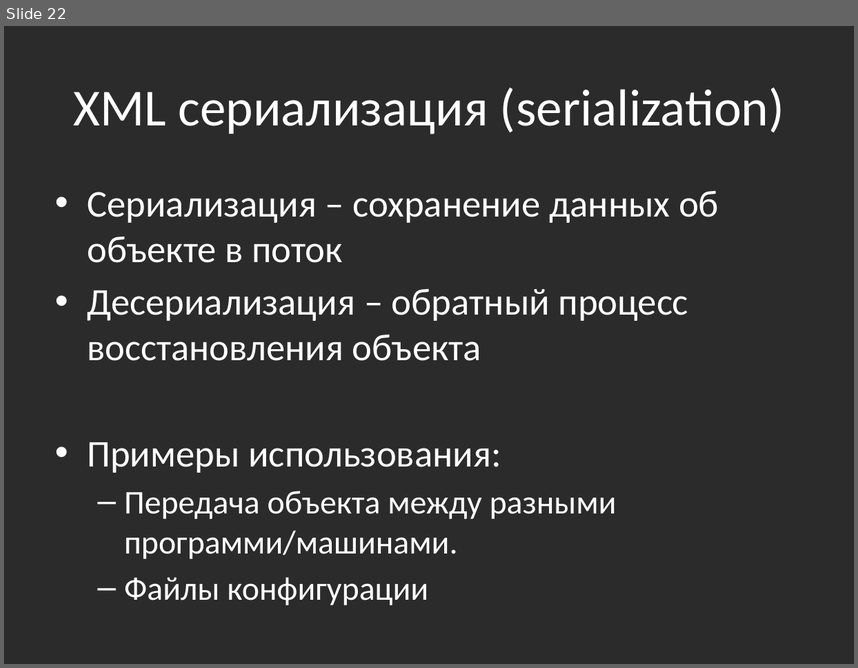
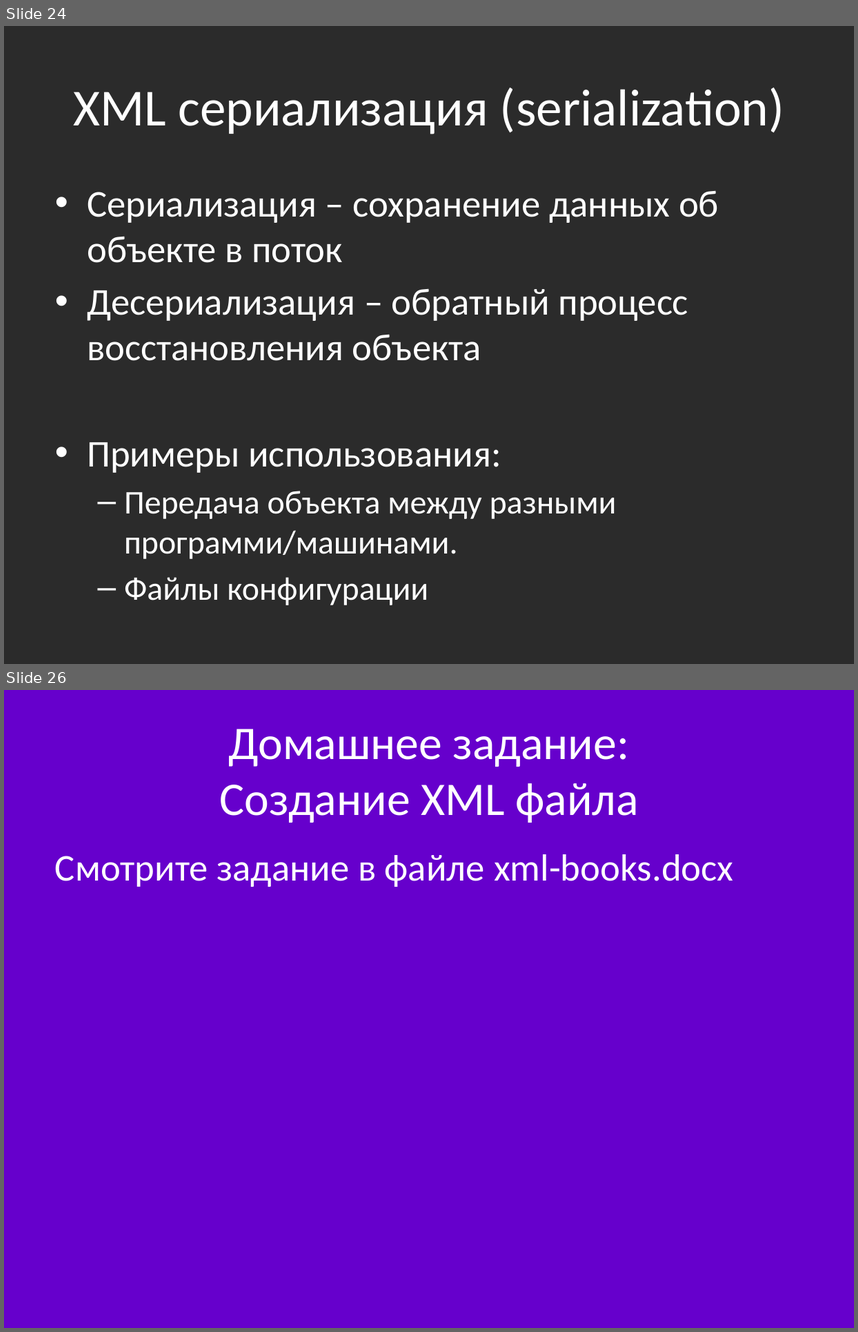
Before and after one commit to bazile/Training, a slide deck: Presentation/lesson-06-xml.pptx. Shown one above the other, each under a label of ours: slide 22 before the commit, slides 24 and 26 after it; the slides between them are not shown. The pictures are 858x668 and 858x1332 pixels, drawn with LibreOffice and Linux fonts; fonts in the diff are those of the drawing; background and template pictures are left out; a plain dark background stands for a picture behind light text. Boxes give left, top, right and bottom in pixels: in the first picture for what was removed or moved away, otherwise in the second. Text is boxed around its words. In the diff, an @@ line names an element or a change of style, - is before the commit and + after.

```diff
--- a/Presentation/lesson-06-xml.pptx
+++ b/Presentation/lesson-06-xml.pptx
@@ slide 26 added at box(4, 690, 854, 1328), background #6600CC @@
@@ title added at box(219, 729, 638, 822), 39.6 pt, text #FFFFFF @@
+Домашнее задание:
+Создание XML файла
@@ text added at box(55, 854, 733, 887), 32 pt, text #FFFFFF @@
+Смотрите задание в файле xml-books.docx
@@ what was slide 22 is now slide 24 @@
```
Also in this commit, not shown: 3 slides changed, 3 other slides added, 1 slide removed, 2 other files.
